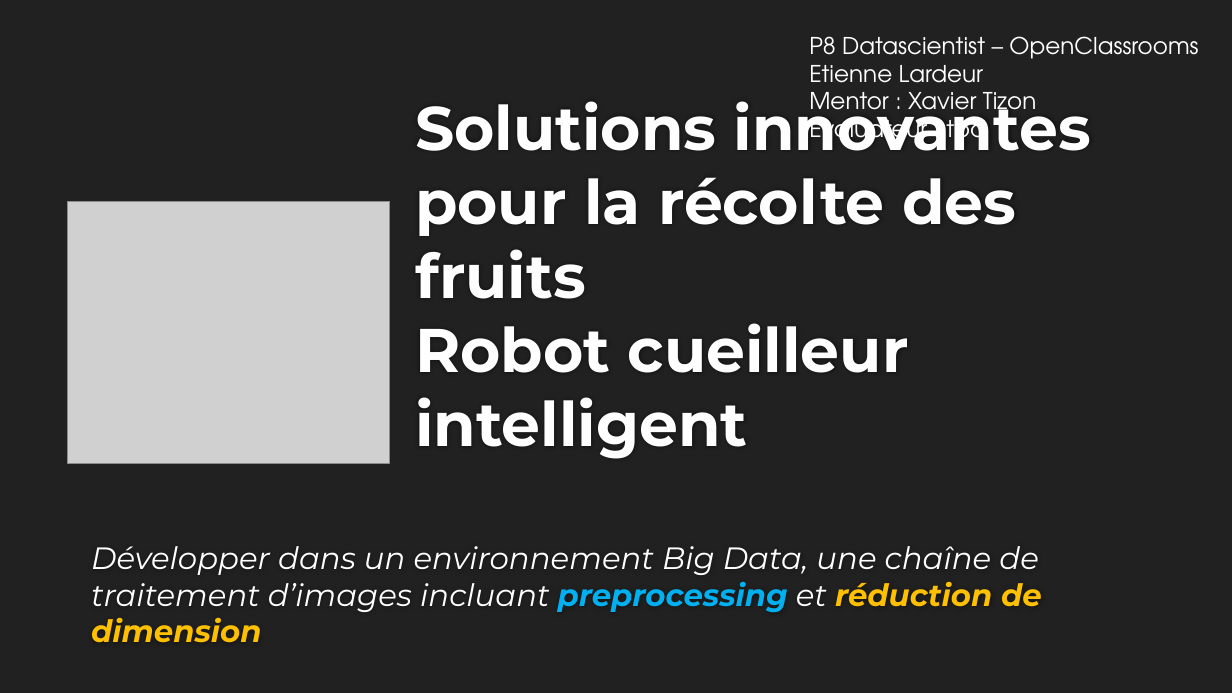
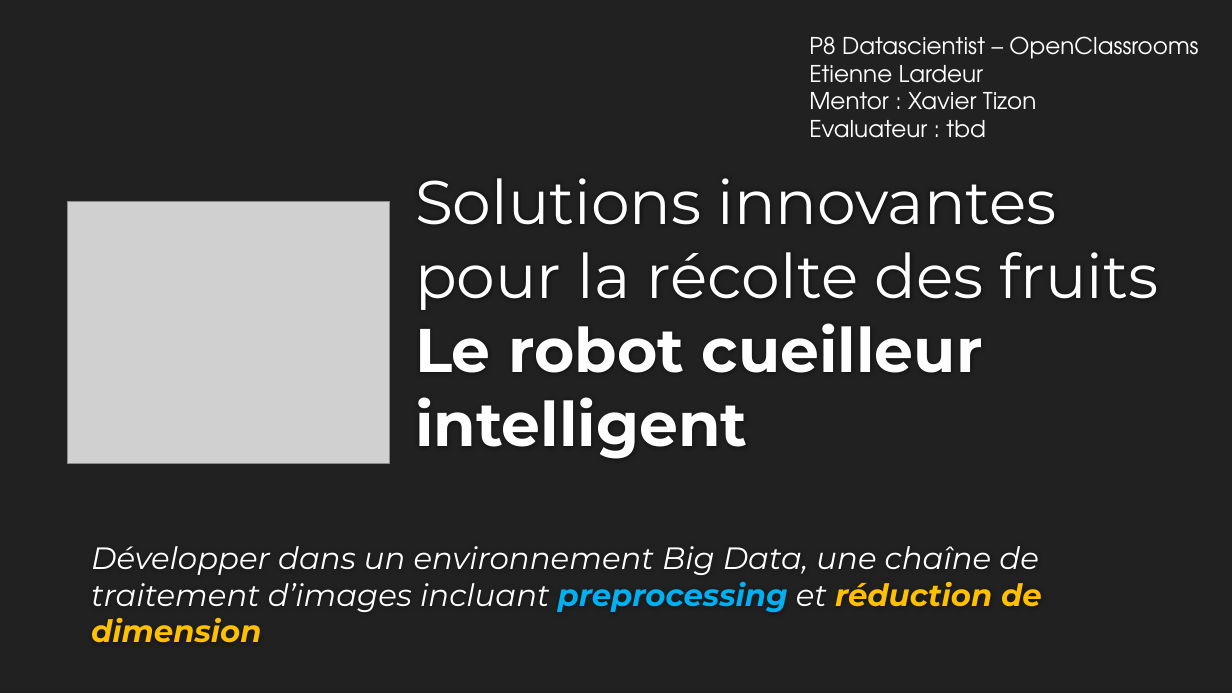
Before and after one commit to EtienneLardeur/P8_FruitsRecognition, a slide deck: slide 1 of P8_Big_Data.pptx. Drawn at 1232x693 pixels with LibreOffice and Linux fonts; fonts in the diff are those of the drawing; grey boxes stand for pictures; background and template pictures are left out. Boxes give left, top, right and bottom in pixels: in the first picture for what was removed or moved away, otherwise in the second. Text is boxed around its words. In the diff, an @@ line names an element or a change of style, - is before the commit and + after.

```diff
--- a/P8_Big_Data.pptx
+++ b/P8_Big_Data.pptx
@@ title at (415, 178, 1159, 459): text changed; bold off @@
-Solutions innovantes pour la récolte des fruits
-Robot cueilleur intelligent
+Solutions innovantes pour la récolte des fruits
+Le robot cueilleur intelligent
```
Also in this commit, not shown: 6 other slides changed, 1 slide added, 3 slides removed.
